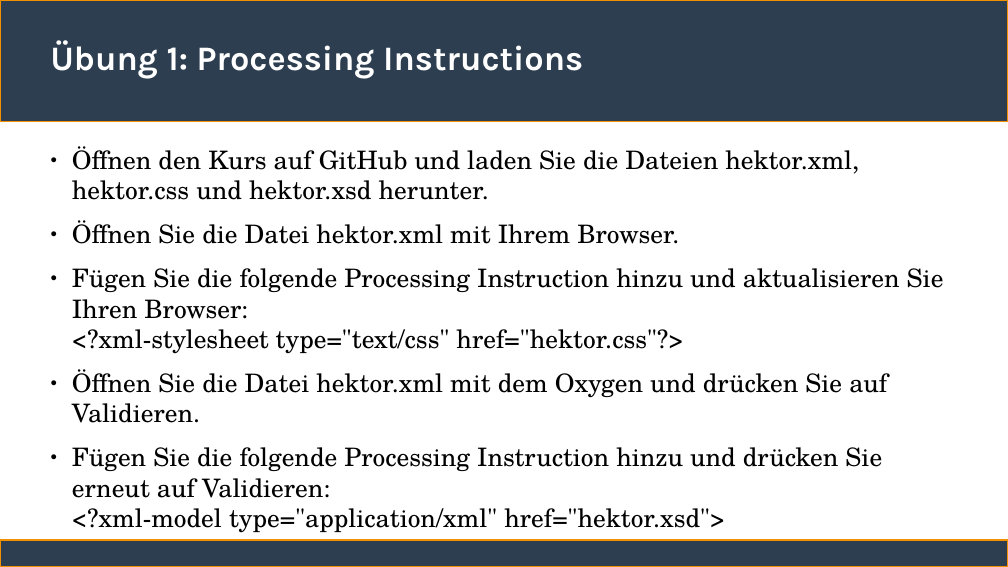
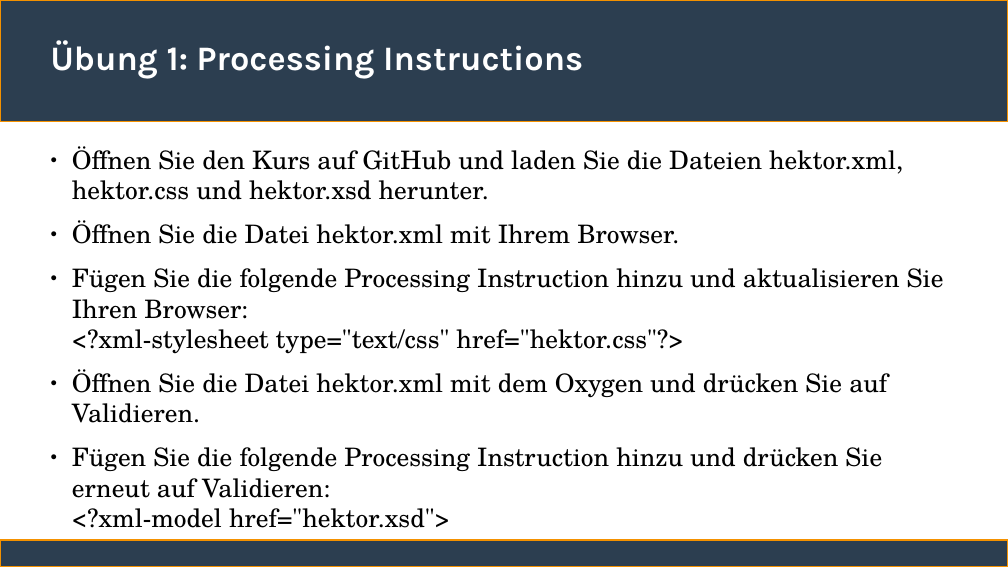
Before and after one commit to ChristianSonderUniSG/xml-kurs, a slide deck: slide 9 of sitzung_3/sitzung_3.odp (slide 10 before the commit). Drawn at 1008x567 pixels with LibreOffice and Linux fonts; fonts in the diff are those of the drawing. Boxes give left, top, right and bottom in pixels: in the first picture for what was removed or moved away, otherwise in the second. Text is boxed around its words. In the diff, an @@ line names an element or a change of style, - is before the commit and + after.

```diff
--- a/sitzung_3/sitzung_3.odp
+++ b/sitzung_3/sitzung_3.odp
@@ text at <box>72,146,903,200</box>: text changed @@
-● Öffnen den Kurs auf GitHub und laden Sie die Dateien hektor.xml, hektor.css und hektor.xsd herunter.
+● Öffnen Sie den Kurs auf GitHub und laden Sie die Dateien hektor.xml, hektor.css und hektor.xsd herunter.
@@ text at <box>72,447,882,528</box>: text changed @@
-● Fügen Sie die folgende Processing Instruction hinzu und drücken Sie erneut auf Validieren:
-  <?xml-model type="application/xml" href="hektor.xsd">
+● Fügen Sie die folgende Processing Instruction hinzu und drücken Sie erneut auf Validieren:
+  <?xml-model href="hektor.xsd">
```
Also in this commit, not shown: 4 other slides changed, 3 slides added, 1 slide removed, 1 other file.
